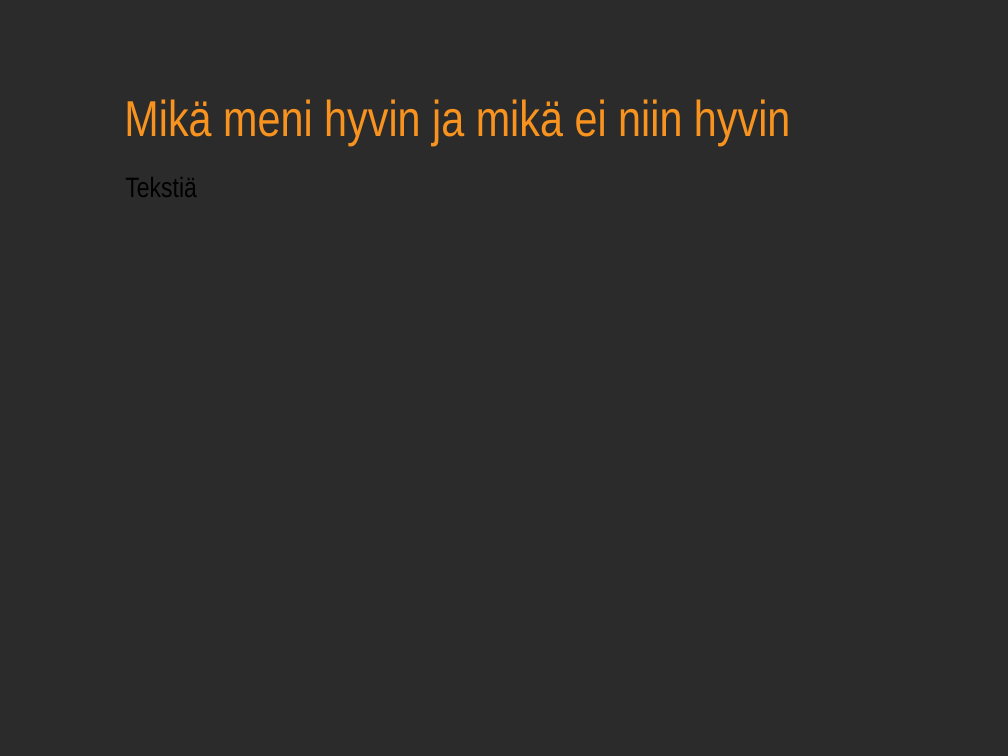
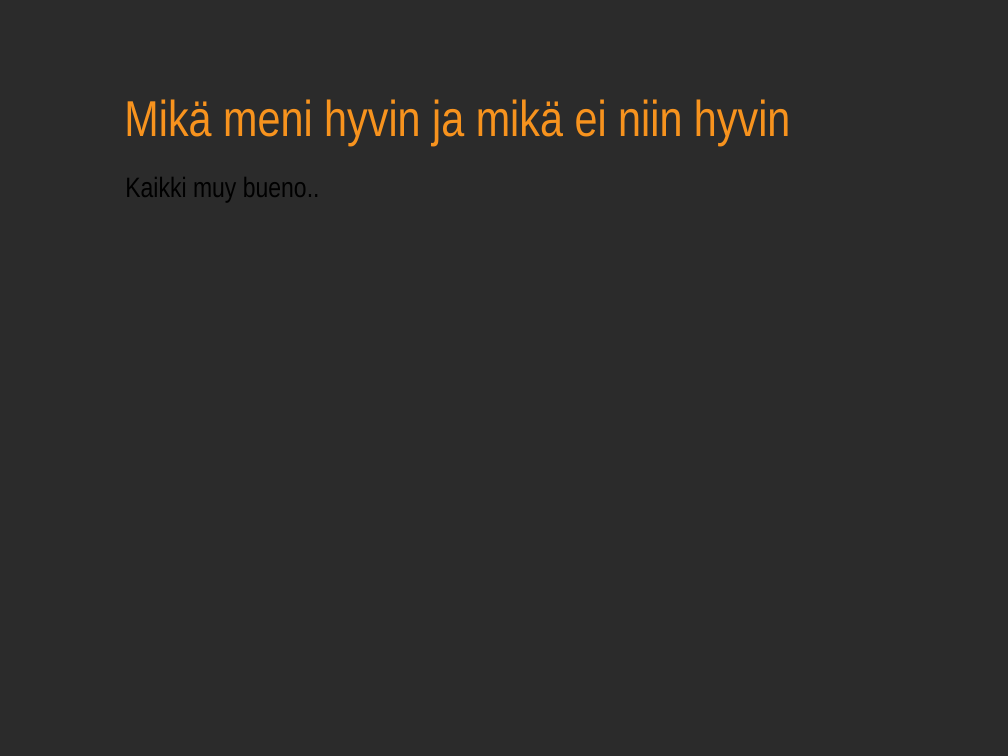
Before and after one commit to bank-2022/group17, a slide deck: slide 4 of Documents/Group17_Projektiesitelmä.pptx. Drawn at 1008x756 pixels with LibreOffice and Linux fonts; fonts in the diff are those of the drawing; background and template pictures are left out; a plain dark background stands for a picture behind light text. Boxes give left, top, right and bottom in pixels: in the first picture for what was removed or moved away, otherwise in the second. Text is boxed around its words. In the diff, an @@ line names an element or a change of style, - is before the commit and + after.

```diff
--- a/Documents/Group17_Projektiesitelmä.pptx
+++ b/Documents/Group17_Projektiesitelmä.pptx
@@ text at bbox=[125, 177, 320, 202]: text changed @@
-Tekstiä
+Kaikki muy bueno..
```
Also in this commit, not shown: 2 other slides changed, 1 slide added, 1 slide removed, 9 other files.
